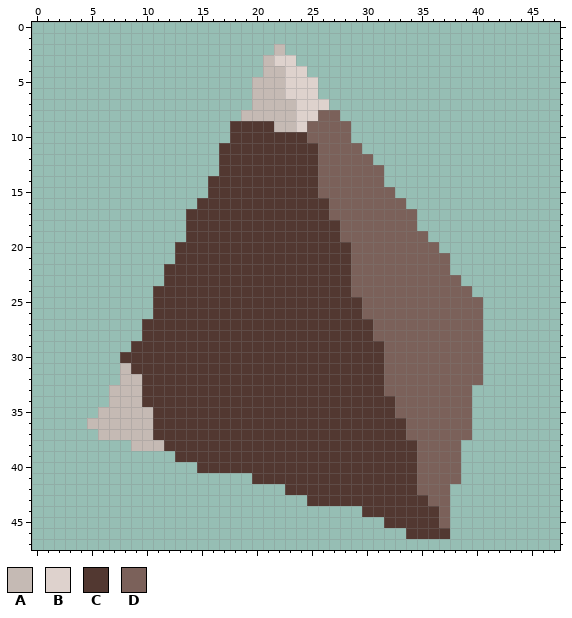
Pixel-art file, stored at src/skins/british-museum/dice1-b.aseprite. That is the earlier state.
48x48 pixels, 1 frame.
Palette (. is transparent): A #c5bab4  B #ded2cd  C #523831  D #7b615a
Pixels before, first column x 5:
 2 .................A..................
 3 ................ABB.................
 4 ................AABB................
 5 ...............AAABBB...............
 6 ...............AAABBB...............
 7 ...............AAAABBB..............
 8 ..............AAAAABBDD.............
 9 .............CCCCAABDDDD............
10 .............CCCCCCCDDDD............
11 ............CCCCCCCCCDDDD...........
12 ............CCCCCCCCCDDDDD..........
13 ............CCCCCCCCCDDDDDD.........
14 ...........CCCCCCCCCCDDDDDD.........
15 ...........CCCCCCCCCCDDDDDDD........
16 ..........CCCCCCCCCCCCDDDDDDD.......
17 .........CCCCCCCCCCCCCDDDDDDDD......
18 .........CCCCCCCCCCCCCCDDDDDDD......
19 .........CCCCCCCCCCCCCCDDDDDDDD.....
20 ........CCCCCCCCCCCCCCCCDDDDDDDD....
21 ........CCCCCCCCCCCCCCCCDDDDDDDDD...
22 .......CCCCCCCCCCCCCCCCCDDDDDDDDD...
23 .......CCCCCCCCCCCCCCCCCDDDDDDDDDD..
24 ......CCCCCCCCCCCCCCCCCCDDDDDDDDDDD.
25 ......CCCCCCCCCCCCCCCCCCCDDDDDDDDDDD
26 ......CCCCCCCCCCCCCCCCCCCDDDDDDDDDDD
27 .....CCCCCCCCCCCCCCCCCCCCCDDDDDDDDDD
28 .....CCCCCCCCCCCCCCCCCCCCCDDDDDDDDDD
29 ....CCCCCCCCCCCCCCCCCCCCCCCDDDDDDDDD
30 ...CCCCCCCCCCCCCCCCCCCCCCCCDDDDDDDDD
31 ...ACCCCCCCCCCCCCCCCCCCCCCCDDDDDDDDD
32 ...AACCCCCCCCCCCCCCCCCCCCCCDDDDDDDDD
33 ..AAACCCCCCCCCCCCCCCCCCCCCCDDDDDDDD.
34 ..AAACCCCCCCCCCCCCCCCCCCCCCCDDDDDDD.
35 .AAAAACCCCCCCCCCCCCCCCCCCCCCDDDDDDD.
36 AAAAAACCCCCCCCCCCCCCCCCCCCCCCDDDDDD.
37 .AAAAACCCCCCCCCCCCCCCCCCCCCCCDDDDDD.
38 ....AAACCCCCCCCCCCCCCCCCCCCCCCDDDD..
39 ........CCCCCCCCCCCCCCCCCCCCCCDDDD..
40 ..........CCCCCCCCCCCCCCCCCCCCDDDD..
41 ...............CCCCCCCCCCCCCCCDDDD..
42 ..................CCCCCCCCCCCCDDD...
43 ....................CCCCCCCCCCCDD...
44 .........................CCCCCCCD...
45 ...........................CCCCCD...
46 .............................CCCC...
The same view after the edit:
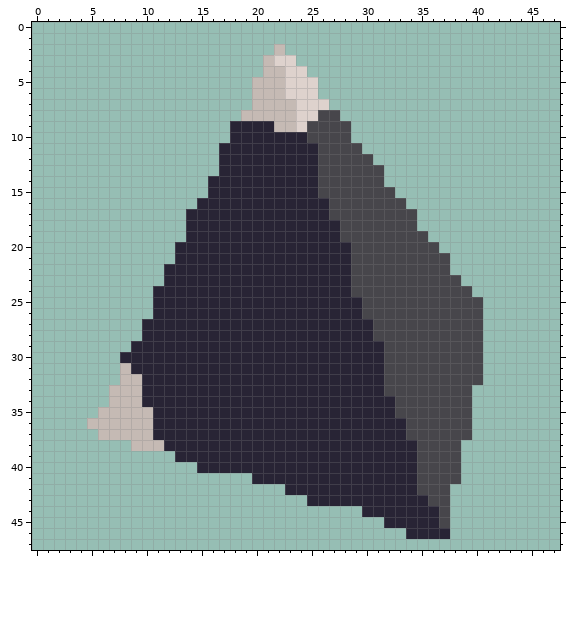
The exact change:
colour C: #523831 -> #282435
colour D: #7b615a -> #47464b
Changed places in both pictures, as pixel boxes (x1, y1, x2, y2):
changed: (120, 110, 483, 539)
